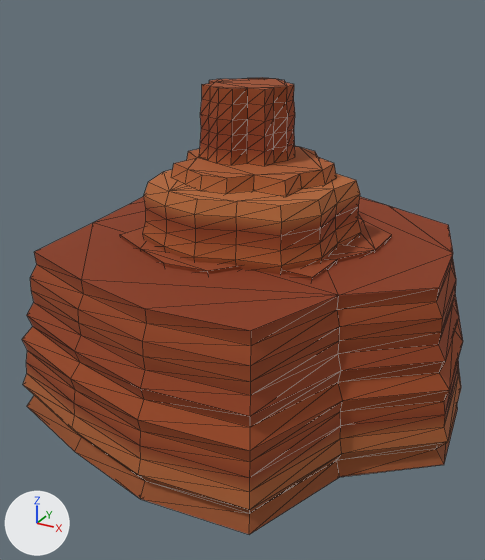
One commit to the glTF model public/game/worlds/sunset-mesa/props.glb: the scene before it, then after it.
The view is the same before and after, from a 50 mm lens placed at (127.0, -242.0, 166.0), pointed at (3.0, -15.0, 53.0). Arrows for +X, +Y and +Z are at lower left; the lights stay in place. The older version comes first. Mesh edges are drawn as thin lines. Where no turn or scale is listed for an object, it has been applied to the vertices.

Objects in the first picture: 'mesa_0', 'mesa_1', 'mesa_2'.
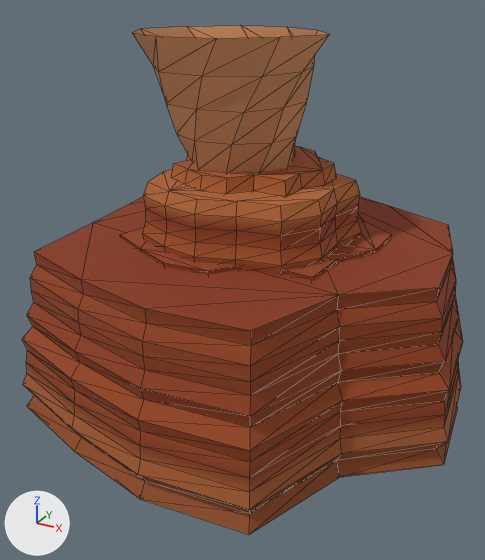
The change, as a list of edits to the scene's bpy script:
```text
Add mat_dust:
    mat_dust = bpy.data.materials.new('dust')
    # nodes: BsdfPrincipled, Mix, OutputMaterial, VertexColor
    # colours: beige #dab390, mixed with the vertex colours
Add me_dustdevil_0:
    me_dustdevil_0.from_pydata(...)  # 130 vertices, 240 faces; spans x -40.0..40.0, y -37.0..37.0, z -75.0..75.0
    me_dustdevil_0.materials.append(mat_dust)
Add ob_dustdevil_0:
    ob_dustdevil_0 = bpy.data.objects.new('dustdevil_0', me_dustdevil_0)
    ob_dustdevil_0.location = (-8.9, -4.4, 75.0)
```

What differs and where, as boxes [x1, y1, x2, y2] in the pictures (485 x 560 px):
'dustdevil_0', added: after [133, 26, 330, 173]
